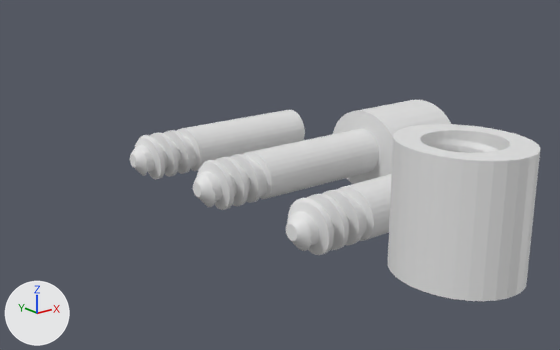
Two versions of the Blender file A03_Parafuso_Com_Roscafuso.blend, one commit apart.
Both versions are drawn from a 50 mm camera at (-58.1, -27.2, 36.1) aimed at (22.5, 73.6, -4.3). The lights are fixed; the arrows at lower left show +X, +Y and +Z.

Objects in the first picture: 'Parafuso_Manual', 'Parafuso_Sem_Cabeca', 'Parafuso_Sextavado', 'Roscafuso'.
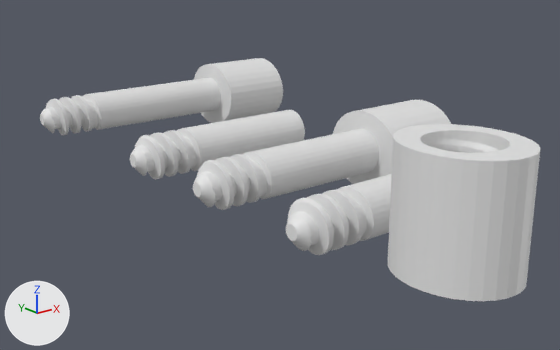
The change, as a diff of the scene's bpy script:
```diff
--- a/A03_Parafuso_Com_Roscafuso.blend.py
+++ b/A03_Parafuso_Com_Roscafuso.blend.py
@@ me_bolt_004 @@
+me_bolt_004.from_pydata(...)  # 799 vertices, 772 faces; spans x 0.0..5.6, y -0.8..0.8, z -0.69..0.69
@@ ob_parafuso_manual_001 @@
+ob_parafuso_manual_001 = bpy.data.objects.new('Parafuso_Manual.001', me_bolt_004)
+ob_parafuso_manual_001.location = (0.0, 122.2, 0.0)
+ob_parafuso_manual_001.scale = (10.0, 10.0, 10.0)
```

Changed parts and their boxes (x1, y1, x2, y2) in the pictures (560 x 350 px):
'Parafuso_Manual.001', added
    after: (40, 58, 283, 135)
